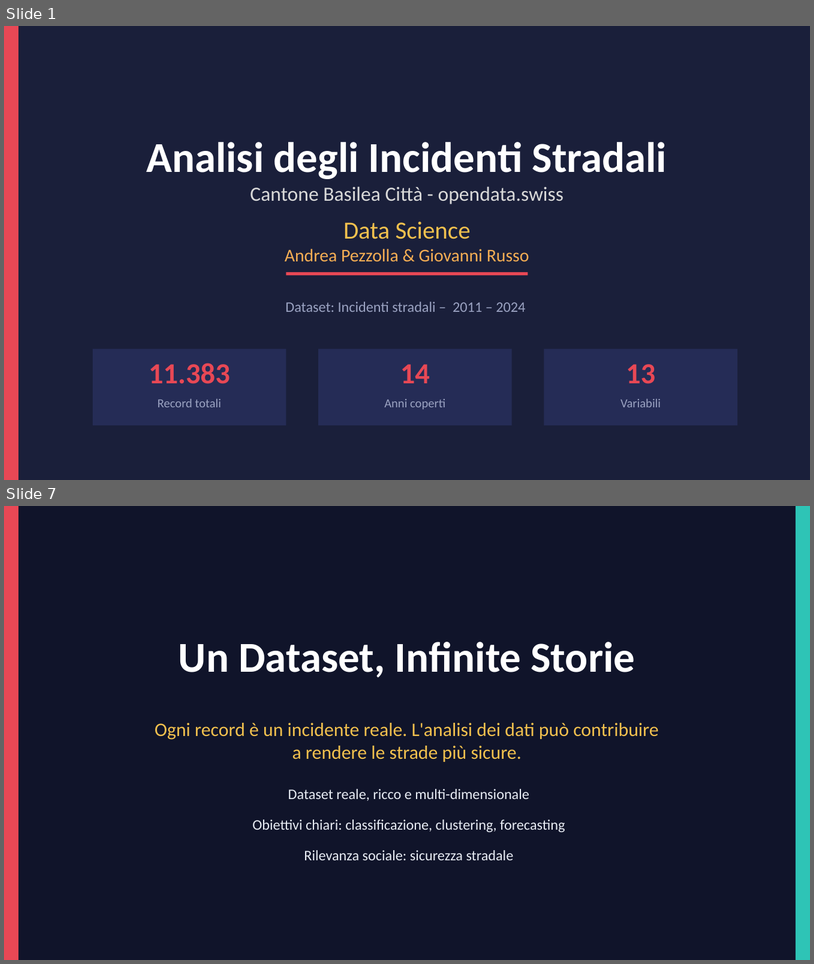
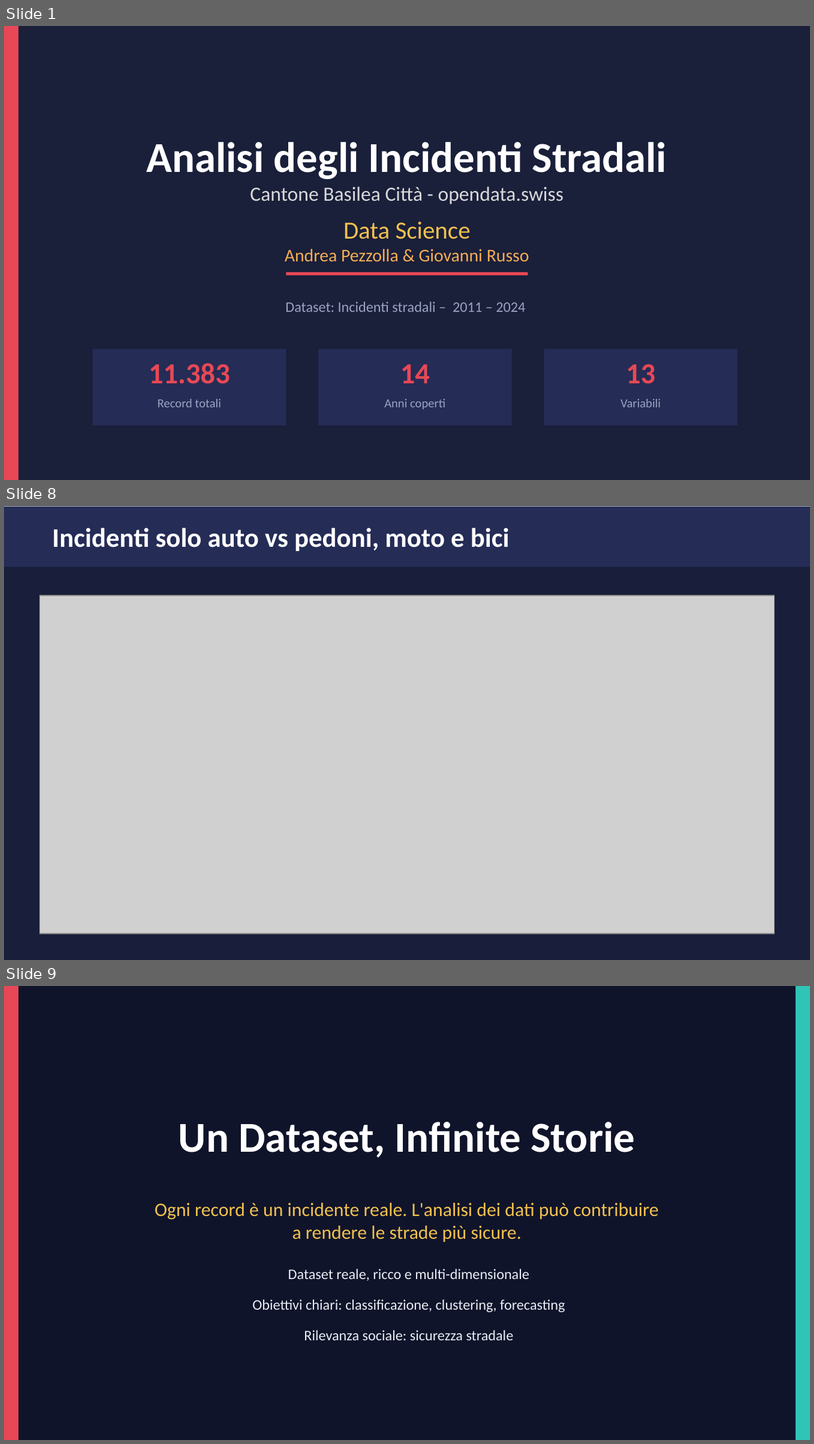
Before and after one commit to pezzandre/dataScience1, a slide deck: incidenti_datascience.pptx. Shown one above the other, each under a label of ours: slides 1 and 7 before the commit, slides 1, 8 and 9 after it; the slides between them are not shown. The pictures are 814x964 and 814x1444 pixels, drawn with LibreOffice and Linux fonts; fonts in the diff are those of the drawing; grey boxes stand for pictures. Boxes give left, top, right and bottom in pixels: in the first picture for what was removed or moved away, otherwise in the second. Text is boxed around its words. In the diff, an @@ line names an element or a change of style, - is before the commit and + after.

```diff
--- a/incidenti_datascience.pptx
+++ b/incidenti_datascience.pptx
@@ slide 8 added at bbox=[4, 506, 810, 960], background #FFFFFF @@
@@ rectangle added at bbox=[4, 507, 810, 567], fill #252C56 @@
@@ text added at bbox=[52, 528, 510, 551], 24 pt, text #FFFFFF, bold @@
+Incidenti solo auto vs pedoni, moto e bici
@@ rectangle added at bbox=[4, 561, 810, 960], fill #191F3A @@
@@ picture added at bbox=[39, 595, 774, 933] @@
@@ what was slide 7 is now slide 9 @@
```
Also in this commit, not shown: 1 slide changed, 4 other slides added, 3 slides removed, 2 other files.
